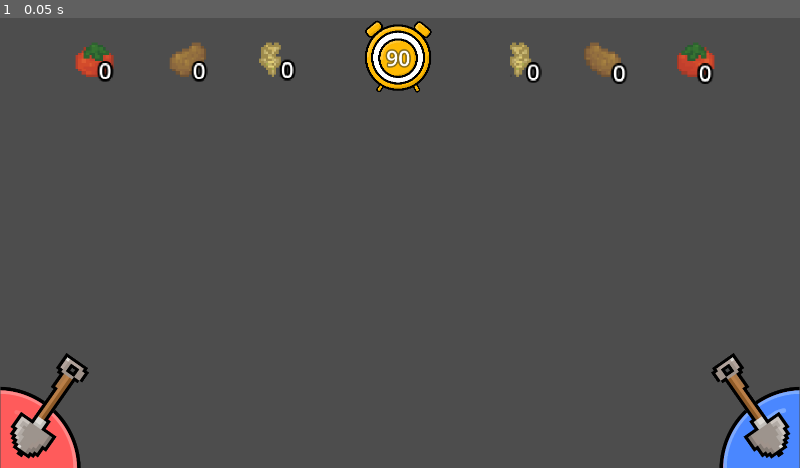
Above: before the commit, frame 1.
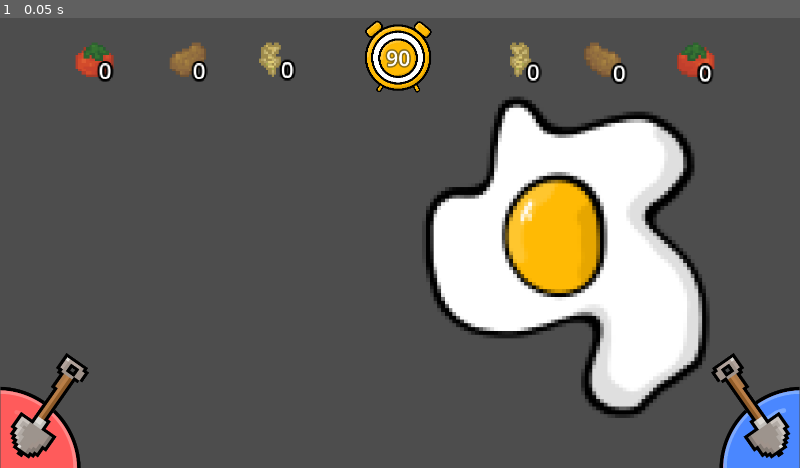
Above: after the commit, the same moment.

Repository: chwebb02/TigerHacks-2024
Game: Godot game, scene res://assets/InGameUI/InGameUI.tscn
The game is run twice, just before and just after one commit, with the same random seed, the same clock (stepped at 60 frames per second) and the same inputs. This scene is started directly instead of the project's main scene.
Inputs:
- Up to frame 1 (0.05 s): no input

The runs differ from the first frame. In frame 1, 16% of the frame differs, in the area x 53-89%, y 17-89%.

Commit message:
saving myself

Diff:
--- a/assets/InGameUI/InGameUI.tscn
+++ b/assets/InGameUI/InGameUI.tscn
@@ -10,6 +10,7 @@
 [ext_resource type="Script" path="res://assets/InGameUI/player_1_tool.gd" id="6_rw0vq"]
 [ext_resource type="Texture2D" uid="uid://fjpj0df1tgaq" path="res://assets/InGameUI/Screenshot_2024-11-02_174509-removebg-preview.png" id="7_8kby1"]
 [ext_resource type="Texture2D" uid="uid://clwefkxn74n5h" path="res://assets/InGameUI/Screenshot_2024-11-02_175003-removebg-preview.png" id="8_acyv7"]
+[ext_resource type="Texture2D" uid="uid://cst7hvc8bil73" path="res://assets/Debuffs/eggsplatteranimation.png" id="11_lwqo7"]
 
 [sub_resource type="LabelSettings" id="LabelSettings_027n2"]
 font_size = 50
@@ -145,6 +146,56 @@
 "Shovel": SubResource("Animation_7dmbk"),
 "Shovel2": SubResource("Animation_jjh1y")
 }
+
+[sub_resource type="AtlasTexture" id="AtlasTexture_lxhru"]
+atlas = ExtResource("11_lwqo7")
+region = Rect2(0, 0, 1316, 1316)
+
+[sub_resource type="AtlasTexture" id="AtlasTexture_0lrbi"]
+atlas = ExtResource("11_lwqo7")
+region = Rect2(1316, 0, 1316, 1316)
+
+[sub_resource type="AtlasTexture" id="AtlasTexture_40gui"]
+atlas = ExtResource("11_lwqo7")
+region = Rect2(2632, 0, 1316, 1316)
+
+[sub_resource type="AtlasTexture" id="AtlasTexture_pddw5"]
+atlas = ExtResource("11_lwqo7")
+region = Rect2(0, 1316, 1316, 1316)
+
+[sub_resource type="AtlasTexture" id="AtlasTexture_dtjlk"]
+atlas = ExtResource("11_lwqo7")
+region = Rect2(1316, 1316, 1316, 1316)
+
+[sub_resource type="AtlasTexture" id="AtlasTexture_y8ugg"]
+atlas = ExtResource("11_lwqo7")
+region = Rect2(2632, 1316, 1316, 1316)
+
+[sub_resource type="SpriteFrames" id="SpriteFrames_tujn0"]
+animations = [{
+"frames": [{
+"duration": 1.0,
+"texture": SubResource("AtlasTexture_lxhru")
+}, {
+"duration": 1.0,
+"texture": SubResource("AtlasTexture_0lrbi")
+}, {
+"duration": 1.0,
+"texture": SubResource("AtlasTexture_40gui")
+}, {
+"duration": 1.0,
+"texture": SubResource("AtlasTexture_pddw5")
+}, {
+"duration": 1.0,
+"texture": SubResource("AtlasTexture_dtjlk")
+}, {
+"duration": 1.0,
+"texture": SubResource("AtlasTexture_y8ugg")
+}],
+"loop": true,
+"name": &"default",
+"speed": 5.0
+}]
 
 [node name="InGameUi" type="Node2D"]
 
@@ -312,6 +363,11 @@
 "": SubResource("AnimationLibrary_x4mqk")
 }
 
+[node name="EggSplat" type="AnimatedSprite2D" parent="Control2/Player1Tool"]
+position = Vector2(2578, -814)
+scale = Vector2(1.2, 1.2)
+sprite_frames = SubResource("SpriteFrames_tujn0")
+
 [node name="Player2Tool" type="Sprite2D" parent="Control2"]
 position = Vector2(1713.32, 11)
 scale = Vector2(-0.5, 0.5)
--- a/assets/InGameUI/player_1_tool.gd
+++ b/assets/InGameUI/player_1_tool.gd
@@ -4,6 +4,7 @@
 
 # Called every frame. 'delta' is the elapsed time since the previous frame.
 func _process(delta: float) -> void:
+	eggSplat()
 	pass
 
 func changeTool(tool: String):
@@ -11,3 +12,8 @@
 		_animations.play(tool + "2")
 	else:
 		print("AnimationPlayer node is null")
+
+func eggSplat():
+	if $EggSplat:
+		$EggSplat.visible = true
+		$EggSplat.frame = 5
Not shown: 1 places in assets/InGameUI/InGameUI.tscn that only renumber resources
